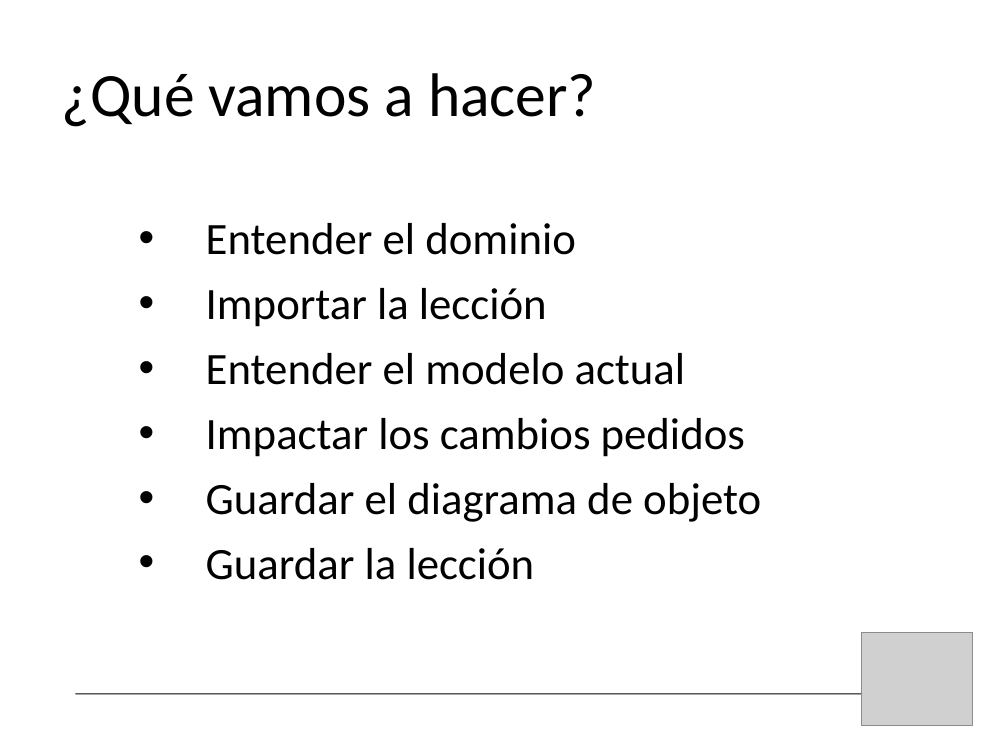
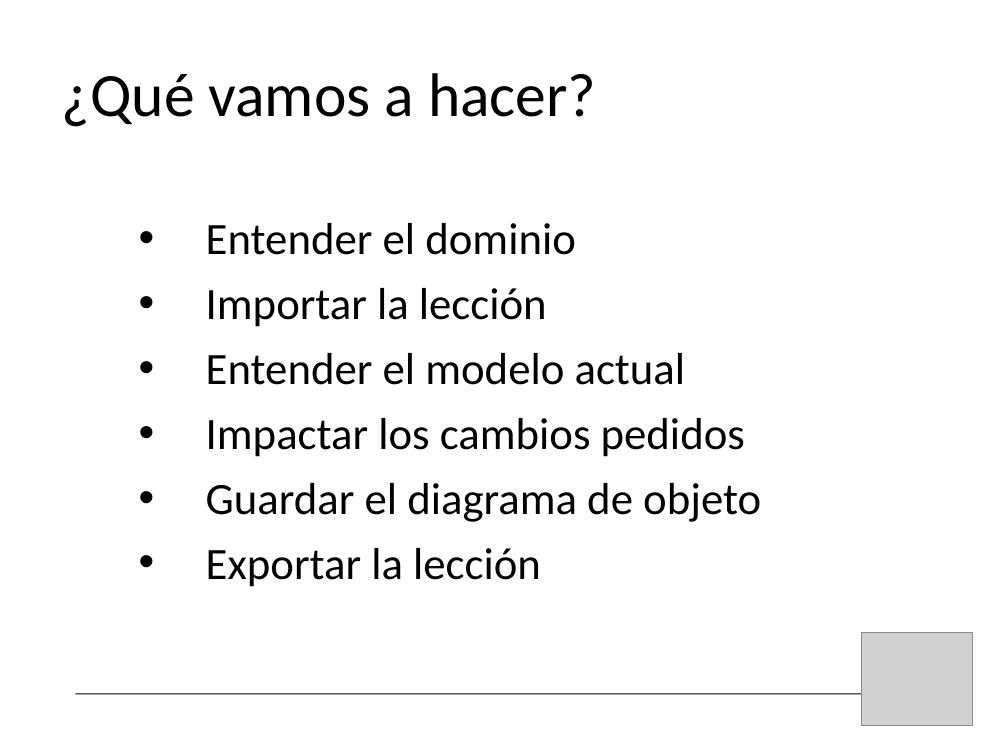
Before and after one commit to bossiernesto/objectbrowserpharo, a slide deck: slide 15 of docs/LOOP-demo-final.ppt (slide 8 before the commit). Drawn at 1008x756 pixels with LibreOffice and Linux fonts; fonts in the diff are those of the drawing; grey boxes stand for pictures. Boxes give left, top, right and bottom in pixels: in the first picture for what was removed or moved away, otherwise in the second. Text is boxed around its words. In the diff, an @@ line names an element or a change of style, - is before the commit and + after.

```diff
--- a/docs/LOOP-demo-final.ppt
+++ b/docs/LOOP-demo-final.ppt
@@ text at [206,548,541,587]: text changed @@
-• Guardar la lección
+• Exportar la lección
```
Also in this commit, not shown: 7 other slides changed, 8 slides added.
